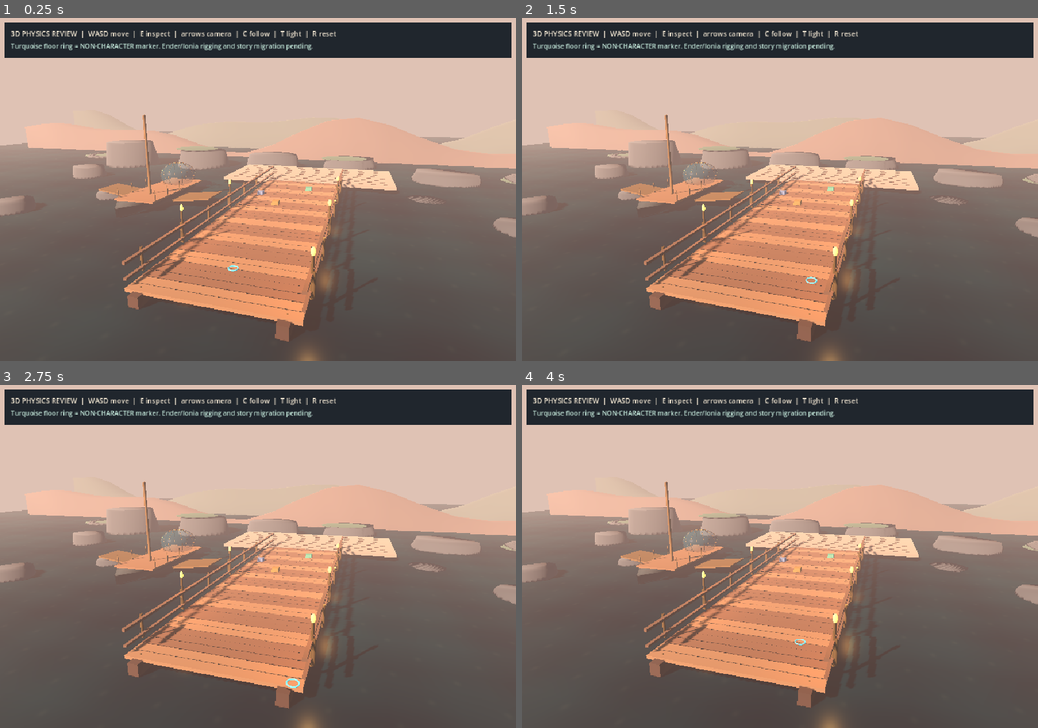
Above: before the commit, frames 1-4 (two rows, left to right).
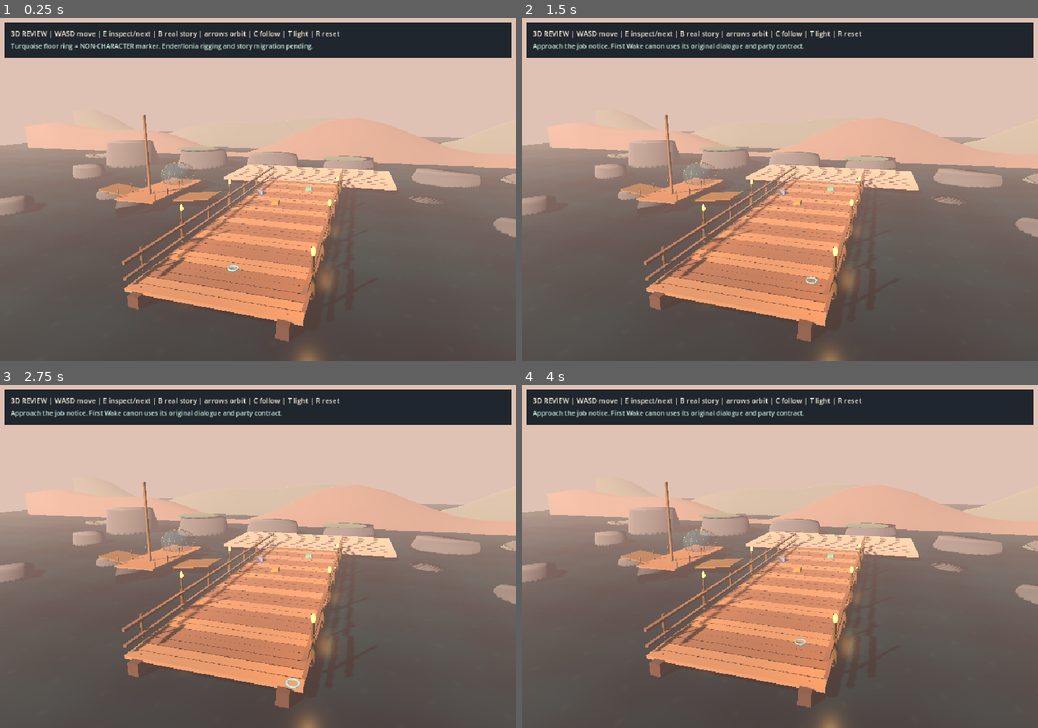
Above: after the commit, the same moments.

Repository: ndrorchestration/ToSailaStarrySky-jrpg
Game: Godot game, scene res://scenes/first_wake_3d_visual_slice.tscn
The game is run twice, just before and just after one commit, with the same random seed, the same clock (stepped at 60 frames per second) and the same inputs. This scene is started directly instead of the project's main scene.
Inputs:
- Up to frame 1 (0.25 s): no input
- Up to frame 2 (1.5 s): tap Enter at 0.5 s; hold D (tstss_3d_right) 0.53-1.28 s; tap B at 0.6 s; hold S (tstss_3d_backward) from 1.28 s (still down); tap 1 (aetherwake_ch1_choice_a, bound only after the commit) at 1.35 s
- Up to frame 3 (2.75 s): tap B at 1.55, 2.3 s; release S (tstss_3d_backward) at 2.03 s; hold D (tstss_3d_right) from 2.03 s (still down); tap 2 (aetherwake_ch1_choice_b, bound only after the commit) at 2.1 s
- Up to frame 4 (4 s): tap Space at 2.75 s; release D (tstss_3d_right) at 2.78 s; hold W (tstss_3d_forward) 2.78-3.53 s; tap 3 (aetherwake_ch1_choice_c, bound only after the commit) at 2.85 s; tap B at 3.05, 3.8 s; tap Enter at 3.5 s; hold A (tstss_3d_left) from 3.53 s (still down); tap 4 (aetherwake_ch1_combat_rest, bound only after the commit) at 3.6 s

The runs differ from the first frame. In frame 1, 0.7% of the frame differs, in the area x 4-66%, y 3-6%; in frame 2, 1.3%, in the area x 2-66%, y 3-10%; in frame 3, 1.3%; in frame 4, 1.3%.

Commit message:
feat(godot3d): B opt-in real First Wake flyer/Ionia dialogue using original session and verified Area3D probes

Diff:
--- a/godot/scripts/first_wake_3d_visual_slice.gd
+++ b/godot/scripts/first_wake_3d_visual_slice.gd
@@ -5,6 +5,7 @@
 const WaterShader = preload("res://shaders/first_wake_3d_water.gdshader")
 const CharacterSlot = preload("res://scripts/first_wake_3d_character_slot.gd")
 const NavigationMarker = preload("res://scripts/first_wake_3d_navigation_marker.gd")
+const FirstWakeStoryBridge = preload("res://scripts/first_wake_3d_story_bridge.gd")
 const CAMERA_TARGET := Vector3(-3.4, 0.9, -9.0)
 
 var visual_root: Node3D
@@ -26,6 +27,8 @@
 var navigation_notice: Label
 var navigation_status: Label
 var camera_follow_navigation := false
+var authoritative_story_bridge: Node
+var authoritative_story_mode := false
 
 func _ready() -> void:
     _assemble()
@@ -442,7 +445,7 @@
     navigation_notice = Label.new()
     navigation_notice.name = "NavigationControls"
     navigation_notice.position = Vector2(20, 20)
-    navigation_notice.text = "3D PHYSICS REVIEW  |  WASD move  |  E inspect  |  arrows camera  |  C follow  |  T light  |  R reset"
+    navigation_notice.text = "3D REVIEW | WASD move | E inspect/next | B real story | arrows orbit | C follow | T light | R reset"
     navigation_notice.add_theme_font_size_override("font_size", 13)
     navigation_notice.add_theme_color_override("font_color", Color("#f4e9d4"))
     overlay.add_child(navigation_notice)
@@ -457,6 +460,13 @@
 func inspect_nearest_probe() -> bool:
     if navigation_body == null:
         return false
+    if authoritative_story_mode and authoritative_story_bridge != null:
+        # Existing authored dialogue advances by E without requiring the
+        # 3D character to remain in the original interaction volume.
+        if authoritative_story_bridge.authoritative_job.dialogue_open:
+            var advanced: bool = authoritative_story_bridge.advance_authoritative_dialogue()
+            navigation_status.text = authoritative_story_bridge.bridge_status
+            return advanced
     var nearest: Area3D = null
     var nearest_distance := 100000.0
     for area in interaction_probes:
@@ -472,6 +482,12 @@
         navigation_status.text = "Move the turquoise locator near a gold 3D inspection beacon, then press E."
         return false
     var receipt: String = nearest.name
+    if authoritative_story_mode:
+        var allowed: bool = authoritative_story_bridge.interact_at_verified_probe(receipt)
+        navigation_status.text = authoritative_story_bridge.bridge_status
+        if allowed:
+            interaction_receipts.append(receipt)
+        return allowed
     interaction_receipts.append(receipt)
     navigation_status.text = str(nearest.get_meta("review_text", "Spatial inspection only."))
     return true
@@ -488,6 +504,9 @@
     _assemble_cast_import_points()
     _assemble_navigation_physics()
     _assemble_navigation_hud()
+    authoritative_story_bridge = FirstWakeStoryBridge.new()
+    authoritative_story_bridge.name = "OriginalFirstWakeStoryContractAdapter"
+    add_child(authoritative_story_bridge)
     camera = Camera3D.new()
     camera.name = "PlayableReviewOrbitCamera"
     camera.current = true
@@ -528,6 +547,14 @@
             get_viewport().set_input_as_handled()
         elif event.keycode == KEY_E:
             inspect_nearest_probe()
+            get_viewport().set_input_as_handled()
+        elif event.keycode == KEY_B:
+            if authoritative_story_bridge != null and authoritative_story_bridge.bridge_ready:
+                authoritative_story_mode = not authoritative_story_mode
+                navigation_status.text = (
+                    authoritative_story_bridge.bridge_status if authoritative_story_mode
+                    else "Spatial-only debugging restored. Canonical First Wake story state preserved."
+                )
             get_viewport().set_input_as_handled()
         elif event.keycode == KEY_C:
             camera_follow_navigation = not camera_follow_navigation
@@ -579,5 +606,12 @@
         "physics_collision_surfaces": physics_root.get_child_count() - interaction_probes.size() - 1 if physics_root != null else 0,
         "interactive_probes": interaction_probes.size(),
         "chapter_1_3d_story_connected": false,
-        "3d_debug_marker_is_character_art": false
+        "3d_debug_marker_is_character_art": false,
+        "original_story_contract_bridge_bound": authoritative_story_bridge != null and authoritative_story_bridge.bridge_ready,
+        "authoritative_dock_dialogue_enabled": authoritative_story_mode,
+        "uses_same_original_first_wake_opening": (
+            authoritative_story_bridge != null and
+            authoritative_story_bridge.story_snapshot().get("same_original_opening_instance") == true
+        ),
+        "3d_gangway_canonical_boarding_ready": false
     }
